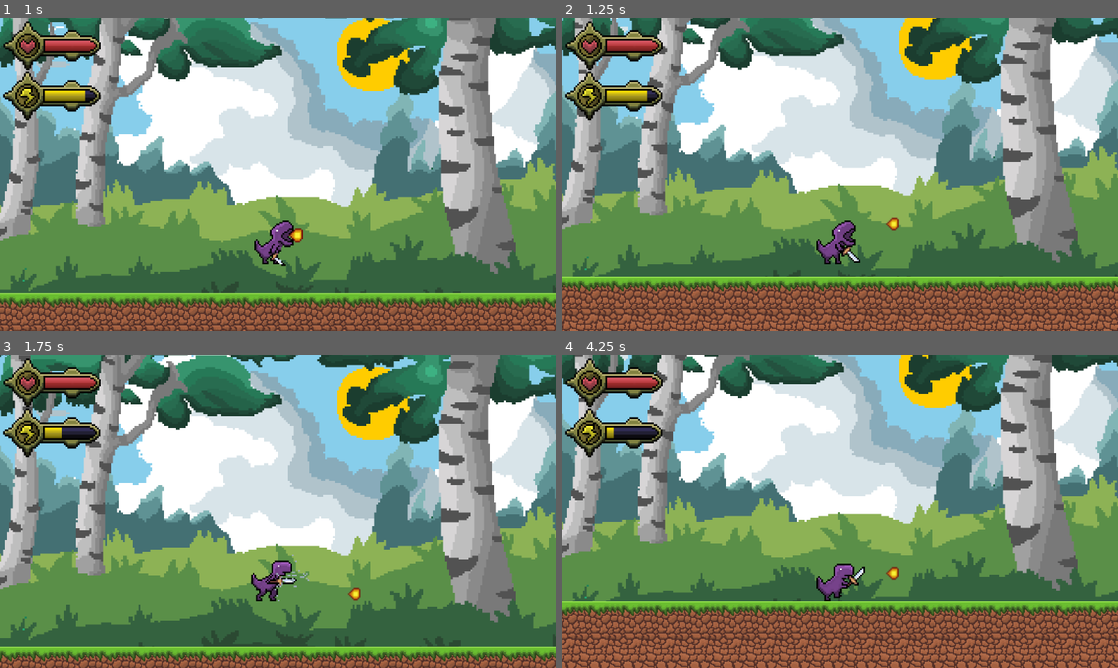
Above: before the commit, frames 1-4 (two rows, left to right).
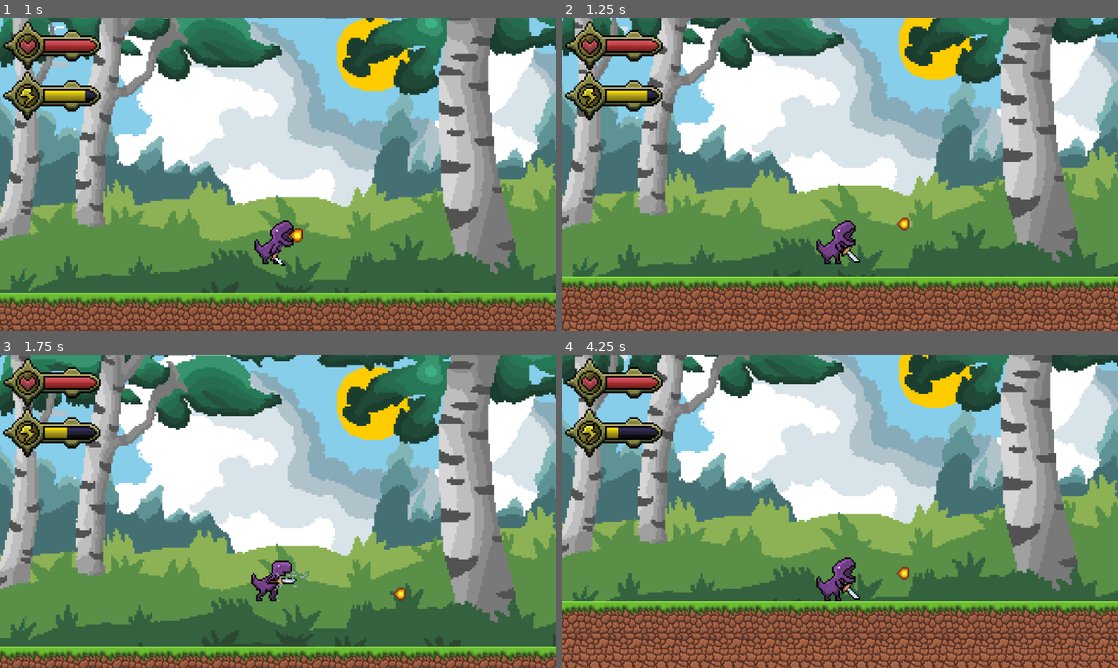
Above: after the commit, the same moments.

Repository: LeeTuah/rexvalley
Game: Godot game, scene res://game_manager.tscn
Same seed, same stepped clock (60 frames per second), same inputs: the game is played once before the commit and once after it.
Inputs (mouse positions are in pixels of both pictures, inside the frame that each line leads up to):
- Up to frame 1 (1 s): tap Enter (ui_accept) at 0.5, 0.77 s; move the mouse to (400, 158) at 0.52 s; hold Right (ui_right) from 0.53 s (still down); hold Right mouse button (magic_initiate) from 0.53 s (still down); tap 1 (magic_fireball) at 0.6 s; click (400, 158) at 0.67 s
- Up to frame 2 (1.25 s): keep holding Right (ui_right); keep holding Right mouse button (magic_initiate)
- Up to frame 3 (1.75 s): keep holding Right (ui_right); move the mouse to (166, 527) at 1.27 s; release Right mouse button (magic_initiate) at 1.28 s; right-click (166, 527) at 1.35 s; tap Enter (ui_accept) at 1.52 s; click (166, 527) at 1.55 s
- Up to frame 4 (4.25 s): move the mouse to (895, 442) at 2.02 s; release Right (ui_right) at 2.03 s; hold Left (ui_left) 2.03-2.78 s; hold Shift (ui_sprint) 2.03-2.78 s; click (895, 442) at 2.1 s; move the mouse to (812, 574) at 2.77 s; hold Right (ui_right) from 2.78 s (still down); tap Shift (ui_sprint) at 2.85 s; click (812, 574) at 2.92 s; tap Enter (ui_accept) at 3.02, 3.77 s; tap 1 (magic_fireball) at 3.05, 3.6 s; move the mouse to (1006, 558) at 3.52 s; hold Right mouse button (magic_initiate) from 3.53 s (still down)

Frame 1 is identical in both runs. In frame 2, 0.1% of the frame differs, in the area x 58-63%, y 63-68%; in frame 3, 0.2%; in frame 4, 0.6%, in the area x 9-63%, y 23-79%.

Commit message:
Fixed some bugs and cleaned all the godot scripts, added an internal mana variable, added comments

Diff:
--- a/game_manager.gd
+++ b/game_manager.gd
@@ -6,7 +6,6 @@
 var ground_floor_scene = preload("res://scenes/floor/ground_floor.tscn");
 var dirt_floor_scene = preload("res://scenes/floor/dirt_floor.tscn");
 
-
 const GROUND_Y = 856.0;
 
 var leftmost_tile_x = 0.0;
@@ -14,22 +13,27 @@
 
 const GROUND_TILE_LENGTH = 32.0 * 3.0;
 
+# generates a new tile at coordinates (x, y)
 func make_new_tile(x: float, y: float) -> void:
+	# glass block created
 	var ground_floor_instance = ground_floor_scene.instantiate();
 	ground_floor_instance.position = Vector2(x, y);
 	get_tree().current_scene.get_node("terrain").add_child(ground_floor_instance);
 
+	# dirt block created
 	var dirt_floor_instance = dirt_floor_scene.instantiate();
 	dirt_floor_instance.position = Vector2(x, y + GROUND_TILE_LENGTH);
 	get_tree().current_scene.get_node("terrain").add_child(dirt_floor_instance);
 
 
+# generates initial terrain for the player to stand on when the game starts
 func generate_initial_terrain() -> void:
 	const TILE_HALFLENGTH = GROUND_TILE_LENGTH / 2.0;
 	var starting_x = -TILE_HALFLENGTH;
 
 	leftmost_tile_x = starting_x;
 
+	# goes from left to right and places tiles at GROUND_Y
 	while (starting_x < SCR_WIDTH + GROUND_TILE_LENGTH):
 		make_new_tile(starting_x, GROUND_Y);
 		starting_x += GROUND_TILE_LENGTH;
@@ -37,13 +41,16 @@
 	rightmost_tile_x = starting_x;
 	rightmost_tile_x -= GROUND_TILE_LENGTH;
 
+# generates new blocks at the ends of terrain if the player is too close to the edge
 func generate_new_terrain():
 	var player_x = global.player_position.x;
 
+	# generates left side terrain
 	if (abs(player_x - leftmost_tile_x) < 1000.0):
 		leftmost_tile_x -= GROUND_TILE_LENGTH;
 		make_new_tile(leftmost_tile_x, GROUND_Y);
 
+	# generates right side terrain
 	if (abs(player_x - rightmost_tile_x) < 1000.0):
 		rightmost_tile_x += GROUND_TILE_LENGTH;
 		make_new_tile(rightmost_tile_x, GROUND_Y);
@@ -51,10 +58,8 @@
 func _ready() -> void:
 	generate_initial_terrain();
 
-
 func _process(_delta: float) -> void:
 	generate_new_terrain();
-	#$Parallax2D.position.x = get_node("player").position.x;
-	#$Parallax2D.position.y = (get_node("player").position.y)*0.3 + 340;
+
 	$background_summer.position.x = get_node("player").position.x;
 	$background_summer.position.y = (get_node("player").position.y)*0.3 + 270;
--- a/global.gd
+++ b/global.gd
@@ -1,19 +1,27 @@
 extends Node
 
-signal health_changed(curr_health)
-signal stamina_changed(curr_stamina)
+signal health_changed(curr_health);
+signal stamina_changed(curr_stamina);
+signal mana_changed(curre_mana);
 
-const MAX_HEALTH:float = 100.0
-const MAX_STAMINA:float = 50.0
+const MAX_HEALTH:float = 100.0;
+const MAX_STAMINA:float = 100.0;
+const MAX_MANA:float = 100.0;
 
 var player_direction :float = 1;
-var player_position = Vector2(0.0, 0.0)
+var player_position = Vector2(0.0, 0.0);
+
 var current_health:float = MAX_HEALTH:
 	set(value):
-		current_health = clampf(value, 0.0, MAX_HEALTH)
-		health_changed.emit(current_health)
+		current_health = clampf(value, 0.0, MAX_HEALTH);
+		health_changed.emit(current_health);
 
 var current_stamina:float = MAX_STAMINA:
 	set(value):
-		current_stamina = clampf(value, 0.0, MAX_STAMINA)
-		stamina_changed.emit(current_stamina)
+		current_stamina = clampf(value, 0.0, MAX_STAMINA);
+		stamina_changed.emit(current_stamina);
+
+var current_mana:float = MAX_MANA:
+	set(value):
+		current_stamina = clampf(value, 0.0, MAX_MANA);
+		mana_changed.emit(current_mana);
--- a/scenes/Magic/fire_ball.gd
+++ b/scenes/Magic/fire_ball.gd
@@ -1,14 +1,11 @@
 extends Area2D
 
+var SPEED = 1200;
+var direction;
 
-# Called when the node enters the scene tree for the first time.
 func _ready() -> void:
-	pass # Replace with function body.
+	direction = global.player_direction;
+	$Fireball.flip_h = direction < 0;
 
-var SPEED = 1000;
-var direction = global.player_direction;
-# Called every frame. 'delta' is the elapsed time since the previous frame.
 func _physics_process(delta: float) -> void:
-	if direction < 0:
-		$Fireball.flip_h = true;
 	position.x += direction * SPEED * delta;
--- a/scenes/player/player.gd
+++ b/scenes/player/player.gd
@@ -10,18 +10,20 @@
 const CAMERA_DEFAULT_POS = -200.0
 
 var idle_time = 0.0;
-var thrust_idle_time = 0.0;
-var magic_fireball_idle_time = 0.0;
-const ATTACK_COOLDOWN = 0.4;
-const THRUST_COOLDOWN = 0.5;
-const MAGIC_FIREBALL_COOLDOWN = 0.45;
+var IDLE_TIMES = {
+	"sword_slash1": 0.4,
+	"sword_slash2": 0.4,
+	"sword_slash3": 0.4,
+	"thrust": 		0.5,
+	"fireball_1":	0.9 / 2.0,
+}
 
 var can_run = true
 var sprint_timer = 0.0;
 const SPRINT_COOLDOWN = 3.0
 
-const STAMINA_DECREASE_RATE = 2;
-const STAMINA_INCREASE_RATE = 2.3;
+const STAMINA_DECREASE_RATE = 4;
+const STAMINA_INCREASE_RATE = 4.6;
 
 var current_combo_counter = 0;
 const MAX_COMBO = 3;
@@ -33,35 +35,38 @@
 #arektu kom hole bhalo heo bojhai jache na tahole
 
 var can_input = true
-var direction :float= 1
+var direction :float = 1
 var thrust_direction = 1;
-
-var cannot_input_animation = ["sword_slash_1","sword_slash_2","sword_slash_3","thrust"];
 
 func _physics_process(delta: float) -> void:
 	if not is_on_floor():
 		velocity += get_gravity() * delta
 
+	# jumping physics
 	if Input.is_action_just_pressed("ui_accept") and is_on_floor() and global.current_stamina >= STAMINA_DECREASE_RATE * 1.5:
 		velocity.y = JUMP_VELOCITY
 		global.current_stamina -= STAMINA_DECREASE_RATE * 1.5
 
+	# direction calc
 	direction = Input.get_axis("ui_left", "ui_right")
 	if direction != 0:
 		global.player_direction = direction;
 	if (direction != 0): thrust_direction = direction;
+
+	# thrust physics calc
 	if (animated_sprite.animation == "thrust" and animated_sprite.is_playing()):
 		velocity.x = thrust_direction * SPEED * 130 * delta;
 		move_and_slide();
-	#if not can_input:
-		#direction = 0
+
 	var speed = last_speed;
 
+	# sprinting logic calc (acceleration)
 	if (Input.is_action_pressed("ui_sprint") and can_run):
 		speed = move_toward(speed, SPEED * ACCN, SPEED / 15.0);
 		last_speed = speed;
 		sprint_key_released = false;
 
+	# retardation calc
 	if (Input.is_action_just_released(("ui_sprint")) or not can_run):
 		sprint_key_released = true;
 
@@ -69,6 +74,7 @@
 		speed = move_toward(speed, SPEED, SPEED / 15.0);
 		last_speed = speed;
 
+	# walking direction
 	if direction:
 		velocity.x = direction * speed;
 	else:
@@ -78,106 +84,102 @@
 
 func _ready() -> void:
 	global.player_position = position;
-	#animated_sprite.connect("sprite_frames_changed",_on_animated_sprite_2d_sprite_frames_changed);
 
 var fireball_instance;
-#var combo_executed = false;
 
 func _process(delta: float):
+	# flipping animated sprite
 	if velocity.x != 0:
 		$AnimatedSprite2D.flip_h = velocity.x < 0;
 
+	# sprint cooldown
 	if not can_run:
 		sprint_timer += delta
 		if sprint_timer >= SPRINT_COOLDOWN:
 			can_run = true
-	print(can_input);
+
 	if can_input:
-
-		#if (Input.is_action_just_pressed("ui_thrust")):
-			#combo_executed = false;
-
+		# slash attack
 		if (Input.is_action_just_pressed("ui_attack")):
 			animated_sprite.play("sword_slash1");
 			current_combo_counter = 1;
+
 			can_input = false;
 			idle_time = 0.0;
-		elif (Input.is_action_pressed("magic_initiate") and Input.is_action_just_pressed("magic_fireball") and (global.current_stamina > 10)):
-			animated_sprite.play("fireball_1");
-			can_input = false;
-			print("can input false from inside fireball")
-			magic_fireball_idle_time = 0.0;
-			global.current_stamina -= 7;
 
-			#combo_executed = true;
+		# magic attacks
+		elif (Input.is_action_pressed("magic_initiate")):
+			# fireball
+			if (Input.is_action_just_pressed("magic_fireball") and (global.current_stamina > 20)):
+				animated_sprite.play("fireball_1");
+				can_input = false;
 
-		elif (Input.is_action_just_released("ui_thrust") and global.current_stamina >= 20):
+				idle_time = 0.0;
+				global.current_stamina -= 14;
+
+		# thrust attack
+		elif (Input.is_action_just_released("ui_thrust") and global.current_stamina >= 30):
 			animated_sprite.play(("thrust"));
 			can_input = false;
-			thrust_idle_time = 0.0;
-			global.current_stamina -= 20;
+
+			idle_time = 0.0;
+			global.current_stamina -= 30;
+
+		# jump attack
 		elif (Input.is_action_just_pressed("ui_accept")):
 			pass # jump animation
 
 		elif ((Input.is_action_pressed("ui_left") or Input.is_action_pressed("ui_right")) and is_on_floor()):
+			# sprinting
 			if ((Input.is_action_pressed("ui_sprint")) and (global.current_stamina > 0) and (can_run)):
-				animated_sprite.play("run")
-				global.current_stamina -= STAMINA_DECREASE_RATE * delta
+				animated_sprite.play("run");
+				global.current_stamina -= STAMINA_DECREASE_RATE * delta;
 
 				if global.current_stamina == 0:
-					can_run = false
-					sprint_timer = 0.0
+					can_run = false;
+					sprint_timer = 0.0;
 
+			# walking
 			else:
 				animated_sprite.play("walk");
 				if can_run:
-					global.current_stamina += STAMINA_INCREASE_RATE * delta
+					global.current_stamina += STAMINA_INCREASE_RATE * delta;
 
+		# idle
 		elif is_on_floor():
 			animated_sprite.play("idle");
-			global.current_stamina += STAMINA_INCREASE_RATE * delta
+			global.current_stamina += STAMINA_INCREASE_RATE * delta;
 
 	else:
+			idle_time += delta;
 
-		match animated_sprite.animation:
-			"fireball_1":
-				magic_fireball_idle_time += delta;
-				if magic_fireball_idle_time >= MAGIC_FIREBALL_COOLDOWN:
-					can_input = true;
-					magic_fireball_idle_time = 0.0;
-					#print("can input true")
+			if idle_time >= IDLE_TIMES[animated_sprite.animation]: # checking counter wait time from dictionary above
+				idle_time = 0.0;
+				can_input = true;
+
+				if (animated_sprite.animation == "fireball_1"):
+					# creates a new fireball
 					fireball_instance = fireball_scene.instantiate();
-					fireball_instance.position.x = position.x;
-					fireball_instance.position.y = position.y;
+					fireball_instance.position = position;
+
+					# plays the second animation part
 					get_parent().get_node("Fireball").add_child(fireball_instance);
 					animated_sprite.play("fireball_2");
 
-			"thrust":
-				thrust_idle_time += delta
-				if thrust_idle_time >= THRUST_COOLDOWN:
-					can_input = true;
-					thrust_idle_time = 0.0;
+			# logic checks whether the animation is sword_slash1 or sword_slash2
+			# and attack key pressed before the timer exceeds the cooldown
+			# and the combo counter is lesser than max value
+			elif ((animated_sprite.animation == "sword_slash1" or animated_sprite.animation == "sword_slash2") and
+				Input.is_action_just_pressed("ui_attack") and current_combo_counter < MAX_COMBO
+			):
+				idle_time = 0.0;
+				can_input = false;
 
-			"sword_slash1","sword_slash2","sword_slash3":
-				idle_time += delta
-
-				if idle_time >= ATTACK_COOLDOWN:
-					can_input = true;
-					idle_time = 0.0;
-
-				elif (Input.is_action_just_pressed("ui_attack") and current_combo_counter < MAX_COMBO):
-					queue_next_combo = true;
-
-				if (queue_next_combo):
-					queue_next_combo = false;
-					can_input = false;
-					idle_time = 0.0;
-
-					current_combo_counter += 1;
-					animated_sprite.play("sword_slash" + str(current_combo_counter));
+				current_combo_counter += 1;
+				animated_sprite.play("sword_slash" + str(current_combo_counter));
 
 
-
+	# camera look down functionality
 	if (Input.is_action_just_pressed("ui_look_down")):
 		if ($Camera2D.position.y == CAMERA_DEFAULT_POS):
 			$AnimationPlayer.play("camera_moving_down");
